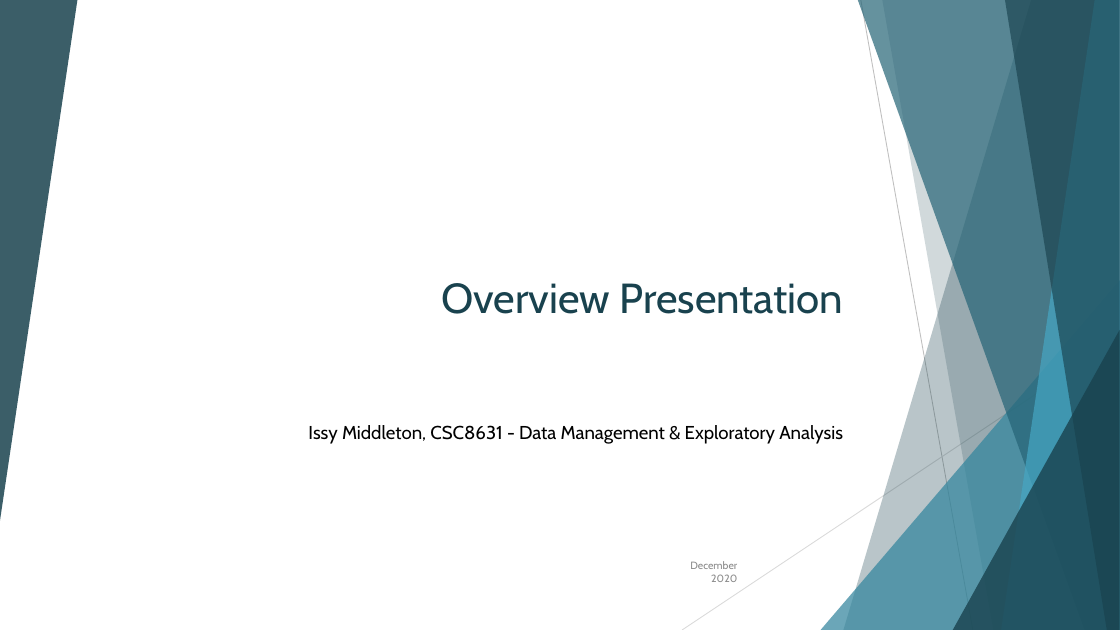
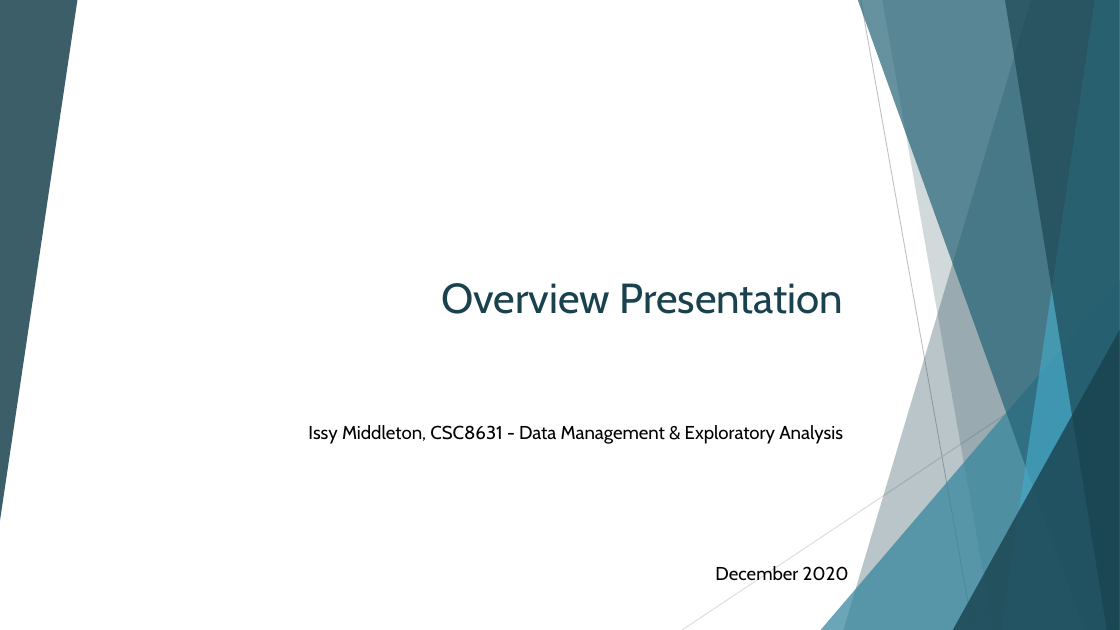
Before and after one commit to IssyMiddleton/CSC8631-Data-Management-Exploratory-Analysis, a slide deck: slide 1 of Exploratory_Analysis/reports/Overview-Presentation.pptx. Drawn at 1120x630 pixels with LibreOffice and Linux fonts; fonts in the diff are those of the drawing. Boxes give left, top, right and bottom in pixels: in the first picture for what was removed or moved away, otherwise in the second. Text is boxed around its words. In the diff, an @@ line names an element or a change of style, - is before the commit and + after.

```diff
--- a/Exploratory_Analysis/reports/Overview-Presentation.pptx
+++ b/Exploratory_Analysis/reports/Overview-Presentation.pptx
@@ text "December 2020" at [715, 566, 849, 581]: size 9 to 16 pt, text colour #8C8C8C to #000000 @@
```
Also in this commit, not shown: 39 other files.
